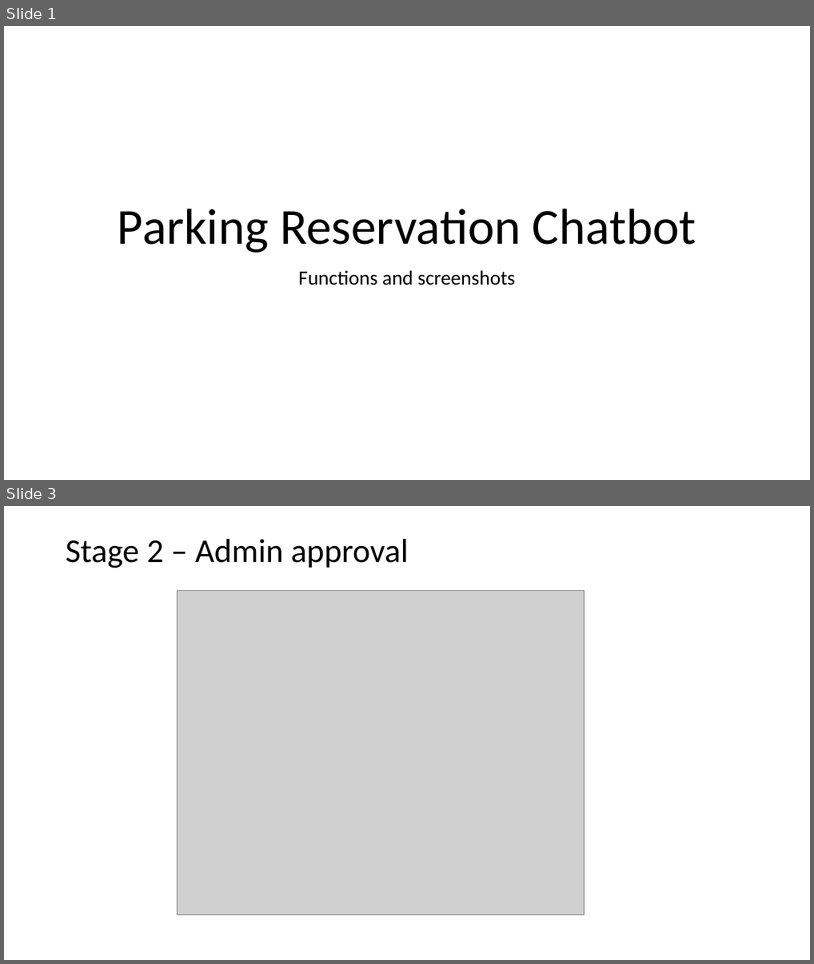
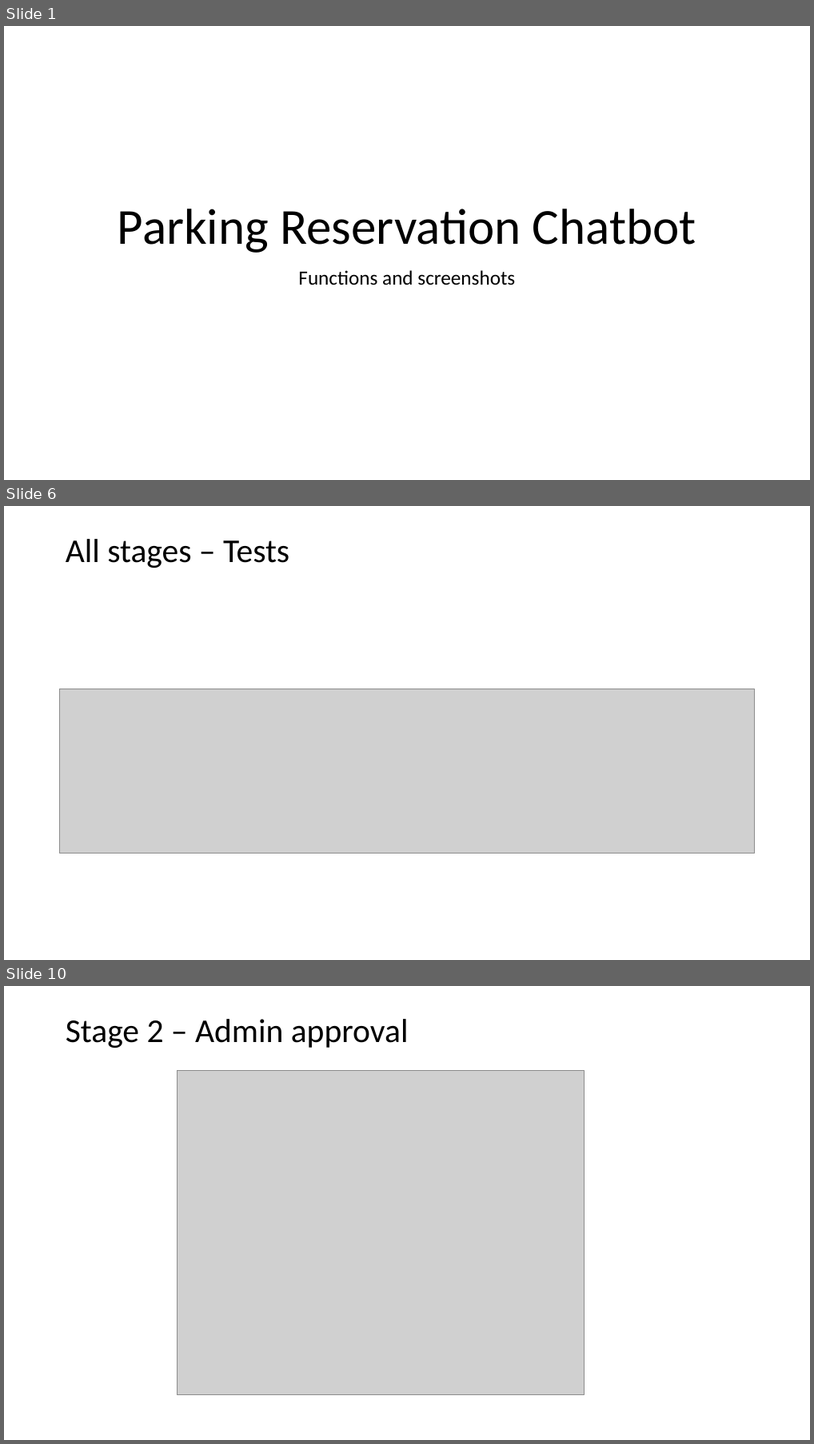
Before and after one commit to devtpc/parking-chatbot, a slide deck: artifacts/DeckChatbot.pptx. Shown one above the other, each under a label of ours: slides 1 and 3 before the commit, slides 1, 6 and 10 after it; the slides between them are not shown. The pictures are 814x964 and 814x1444 pixels, drawn with LibreOffice and Linux fonts; fonts in the diff are those of the drawing; grey boxes stand for pictures. Boxes give left, top, right and bottom in pixels: in the first picture for what was removed or moved away, otherwise in the second. Text is boxed around its words. In the diff, an @@ line names an element or a change of style, - is before the commit and + after.

```diff
--- a/artifacts/DeckChatbot.pptx
+++ b/artifacts/DeckChatbot.pptx
@@ slide 6 added at (4, 506, 810, 960), background #FFFFFF @@
@@ title added at (66, 539, 290, 568), 39.6 pt, text #000000 @@
+All stages – Tests
@@ picture added at (60, 688, 755, 852) @@
@@ what was slide 3 is now slide 10 @@
```
Also in this commit, not shown: 3 slides changed, 7 other slides added, 4 other files.
